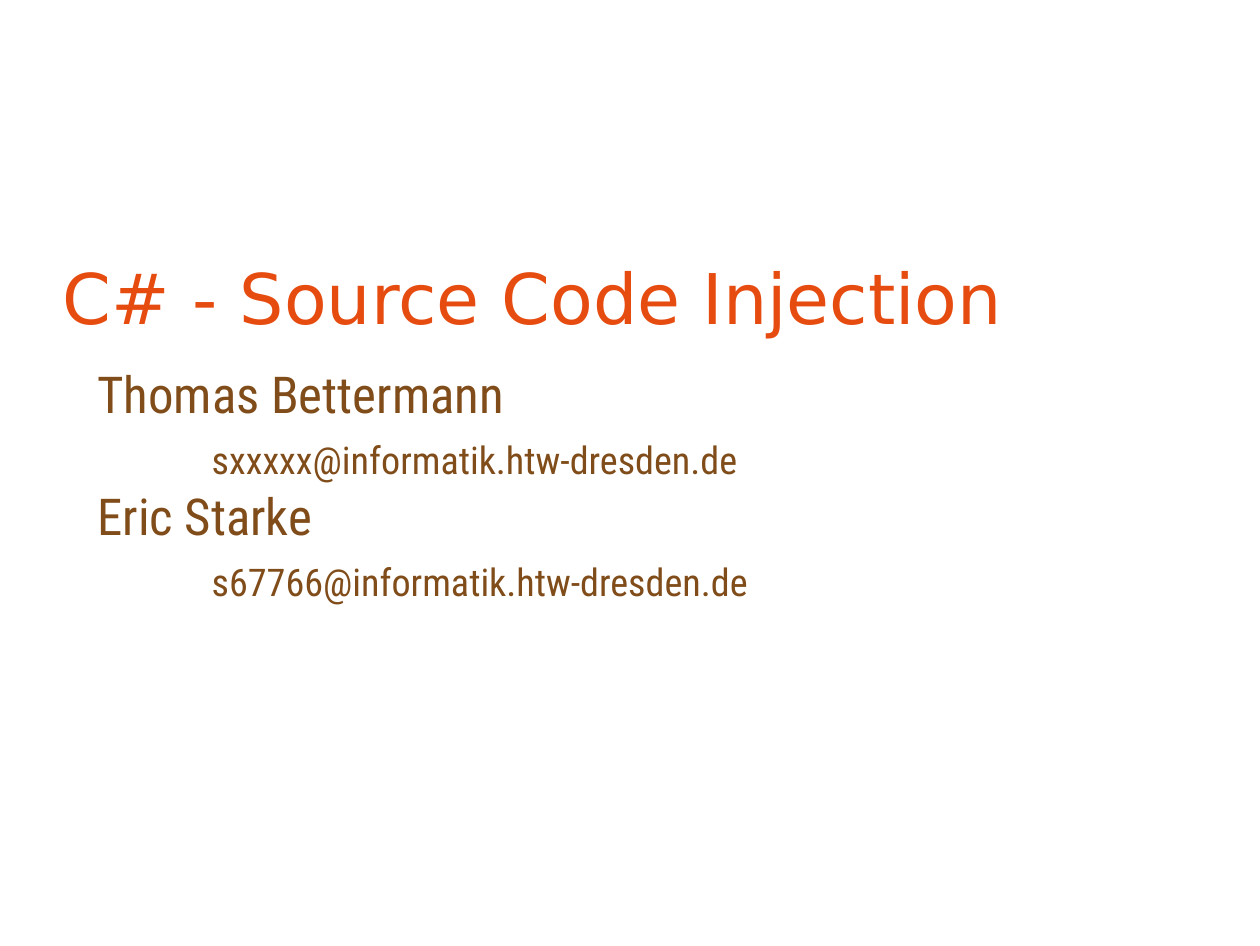
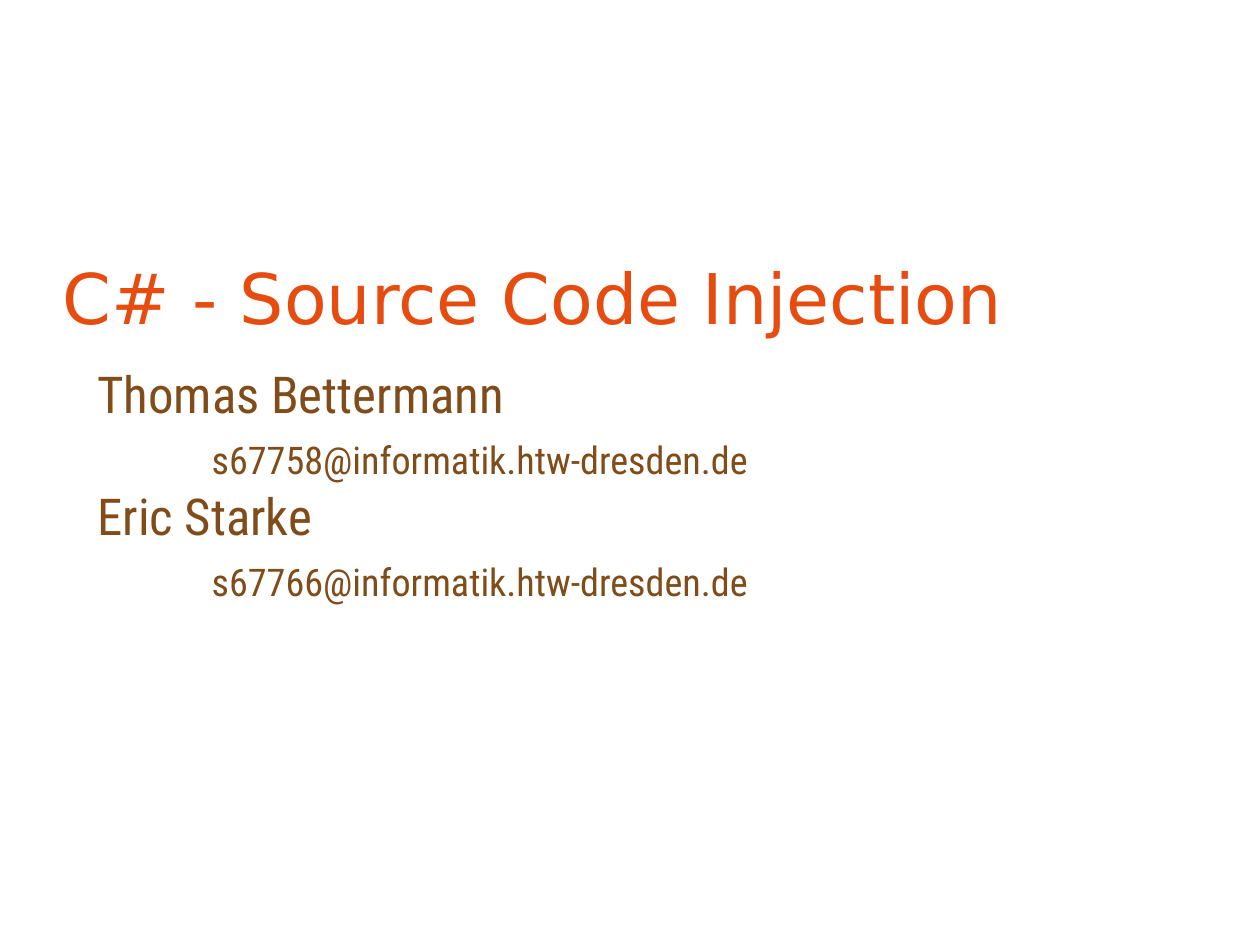
Before and after one commit to mYstar/CSharpCodeInjection, a slide deck: slide 1 of praesi.odp. Drawn at 1260x946 pixels with LibreOffice and Linux fonts; fonts in the diff are those of the drawing; background and template pictures are left out. Boxes give left, top, right and bottom in pixels: in the first picture for what was removed or moved away, otherwise in the second. Text is boxed around its words. In the diff, an @@ line names an element or a change of style, - is before the commit and + after.

Commit message:
kleine Präsiänderungen

```diff
--- a/praesi.odp
+++ b/praesi.odp
@@ subtitle at [212, 445, 748, 483]: text changed @@
-sxxxxx@informatik.htw-dresden.de
+s67758@informatik.htw-dresden.de
```
